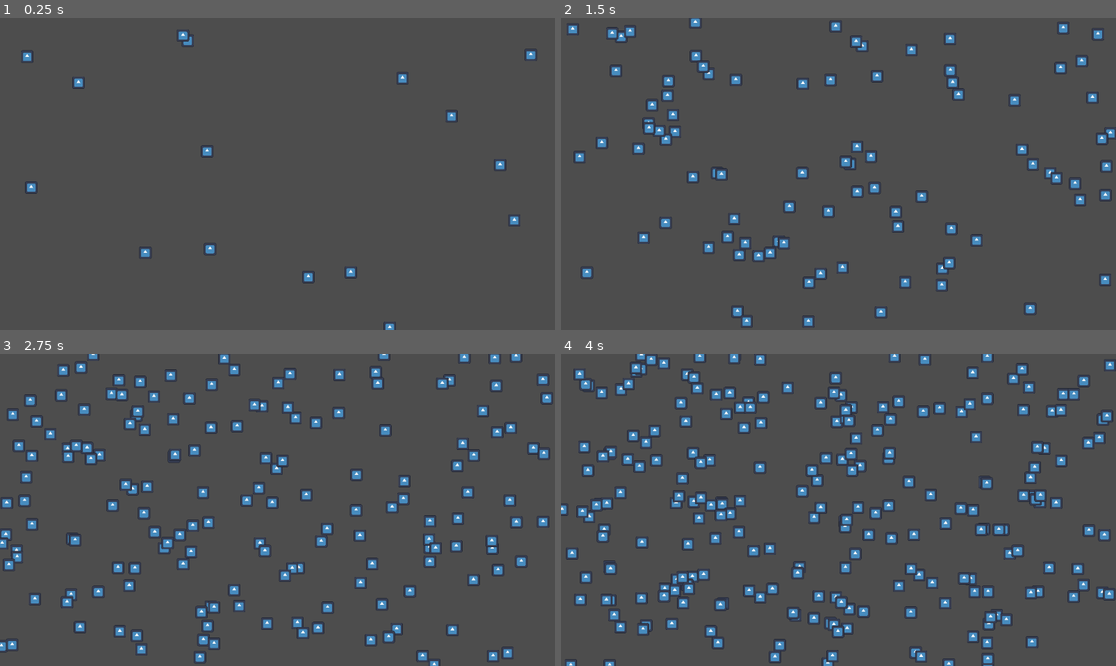
Above: before the commit, frames 1-4 (two rows, left to right).
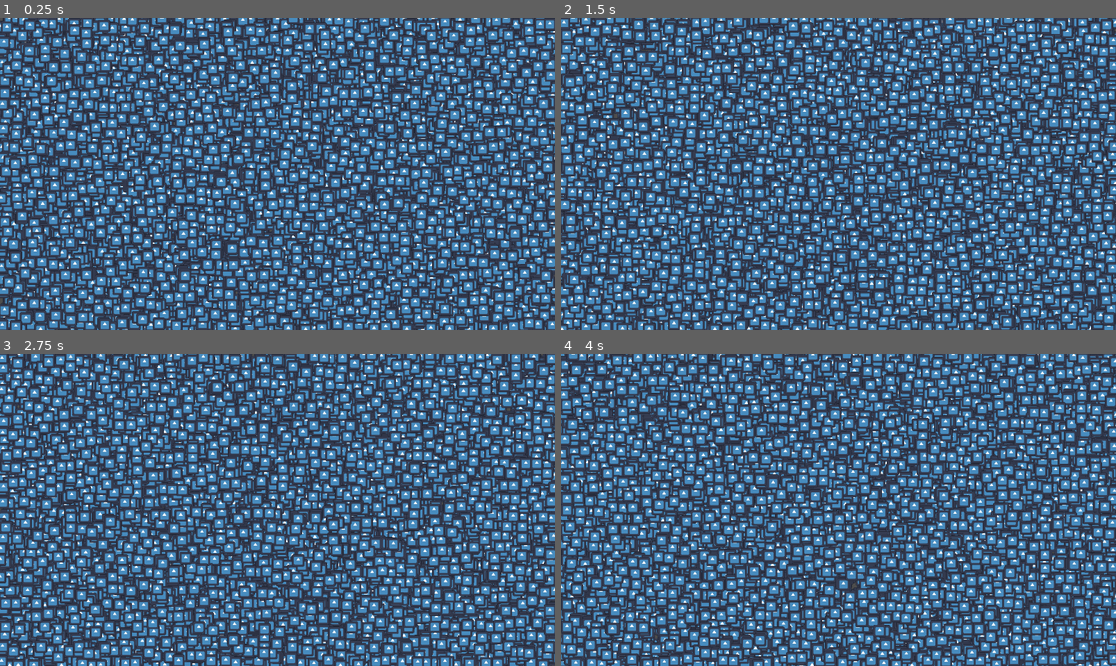
Above: after the commit, the same moments.

Repository: hmans/Godot4-Node-Performance
Game: Godot game, scene res://benchmark.tscn
Two runs of this game, one before a commit and one after it. Both use one fixed random seed, a clock stepped at 60 frames per second and the inputs below. The engine's default icon, where the game draws it, is replaced by a stand-in: a white triangle on a blue panel in a dark square.
Inputs:
- Up to frame 1 (0.25 s): no input
- Up to frame 2 (1.5 s): no input
- Up to frame 3 (2.75 s): no input
- Up to frame 4 (4 s): no input

The runs differ from the first frame. In frame 1, 69% of the frame differs, in the area x 0-100%, y 0-100%; in frame 2, 69%; in frame 3, 69%; in frame 4, 68%.

Commit message:
Implement ThinNodes

Diff:
--- a/rich_node.gd
+++ b/rich_node.gd
@@ -1,23 +1,6 @@
-extends Sprite2D
+class_name RichNode extends ThinNode
 
-@onready var width := get_viewport_rect().size.x
-@onready var height := get_viewport_rect().size.y
-
-var velocity := Vector2(100, 100)
+@onready var area := get_viewport_rect()
 
 func _process(delta: float) -> void:
-	position += velocity * delta
-
-	if position.x < 0:
-		position.x = 0
-		velocity.x = -velocity.x
-	elif position.x > width:
-		position.x = width
-		velocity.x = -velocity.x
-
-	if position.y < 0:
-		position.y = 0
-		velocity.y = -velocity.y
-	elif position.y > height:
-		position.y = height
-		velocity.y = -velocity.y
+	ThinNode.simulate(self, delta, area)
--- a/rich_nodes.gd
+++ b/rich_nodes.gd
@@ -3,8 +3,12 @@
 
 @export var prefab : PackedScene
 
+func _ready() -> void:
+	for i in range(10000):
+		_make_node()
 
-func _on_timer_timeout() -> void:
+
+func _make_node() -> void:
 	var instance = prefab.instantiate()
 
 	# Assign random position
--- a/rich_nodes.tscn
+++ b/rich_nodes.tscn
@@ -6,12 +6,3 @@
 [node name="RichNodes" type="Node2D"]
 script = ExtResource("1_rhhnt")
 prefab = ExtResource("1_veayk")
-
-[node name="RichNode" parent="." instance=ExtResource("1_veayk")]
-position = Vector2(405, 252)
-
-[node name="Timer" type="Timer" parent="."]
-wait_time = 0.01
-autostart = true
-
-[connection signal="timeout" from="Timer" to="." method="_on_timer_timeout"]
--- /dev/null
+++ b/thin_node.gd
@@ -0,0 +1,21 @@
+class_name ThinNode
+extends Sprite2D
+
+var velocity := Vector2(100, 100)
+
+static func simulate(node: ThinNode, delta: float, area: Rect2):
+	node.position += node.velocity * delta
+
+	if node.position.x < 0:
+		node.position.x = 0
+		node.velocity.x = -node.velocity.x
+	elif node.position.x > area.size.x:
+		node.position.x = area.size.x
+		node.velocity.x = -node.velocity.x
+
+	if node.position.y < 0:
+		node.position.y = 0
+		node.velocity.y = -node.velocity.y
+	elif node.position.y > area.size.y:
+		node.position.y = area.size.y
+		node.velocity.y = -node.velocity.y
--- /dev/null
+++ b/thin_node.tscn
@@ -0,0 +1,10 @@
+[gd_scene load_steps=3 format=3 uid="uid://p8e5egechxgf"]
+
+[ext_resource type="Texture2D" uid="uid://cvtxeilb3j72o" path="res://icon.svg" id="1_1b1vk"]
+[ext_resource type="Script" path="res://thin_node.gd" id="2_x6jwj"]
+
+[node name="ThinNode" type="Sprite2D" groups=["nodes"]]
+modulate = Color(1, 0.247059, 0.0784314, 1)
+scale = Vector2(0.2, 0.2)
+texture = ExtResource("1_1b1vk")
+script = ExtResource("2_x6jwj")
--- /dev/null
+++ b/thin_nodes.gd
@@ -0,0 +1,46 @@
+extends Node2D
+
+@export var prefab : PackedScene
+
+@onready var area := get_viewport_rect()
+
+var nodes : Array[ThinNode] = []
+
+func _ready() -> void:
+	for i in range(10000):
+		_make_node()
+
+func _process(delta: float) -> void:
+	for node in nodes:
+#		ThinNode.simulate(node, delta, area)
+
+		node.position += node.velocity * delta
+
+		if node.position.x < 0:
+			node.position.x = 0
+			node.velocity.x = -node.velocity.x
+		elif node.position.x > area.size.x:
+			node.position.x = area.size.x
+			node.velocity.x = -node.velocity.x
+
+		if node.position.y < 0:
+			node.position.y = 0
+			node.velocity.y = -node.velocity.y
+		elif node.position.y > area.size.y:
+			node.position.y = area.size.y
+			node.velocity.y = -node.velocity.y
+
+
+
+func _make_node() -> void:
+	var instance = prefab.instantiate()
+
+	# Assign random position
+	instance.position = Vector2(randf_range(0, get_viewport_rect().size.x), randf_range(0, get_viewport_rect().size.y))
+
+	# Assign random velocity
+	instance.velocity = Vector2(randf_range(-100, 100), randf_range(-100, 100))
+
+	add_child(instance)
+
+	nodes.push_back(instance)
--- /dev/null
+++ b/thin_nodes.tscn
@@ -0,0 +1,8 @@
+[gd_scene load_steps=3 format=3 uid="uid://rg2s46xbqmts"]
+
+[ext_resource type="Script" path="res://thin_nodes.gd" id="1_ydwta"]
+[ext_resource type="PackedScene" uid="uid://p8e5egechxgf" path="res://thin_node.tscn" id="2_rcs5v"]
+
+[node name="ThinNodes" type="Node2D"]
+script = ExtResource("1_ydwta")
+prefab = ExtResource("2_rcs5v")
